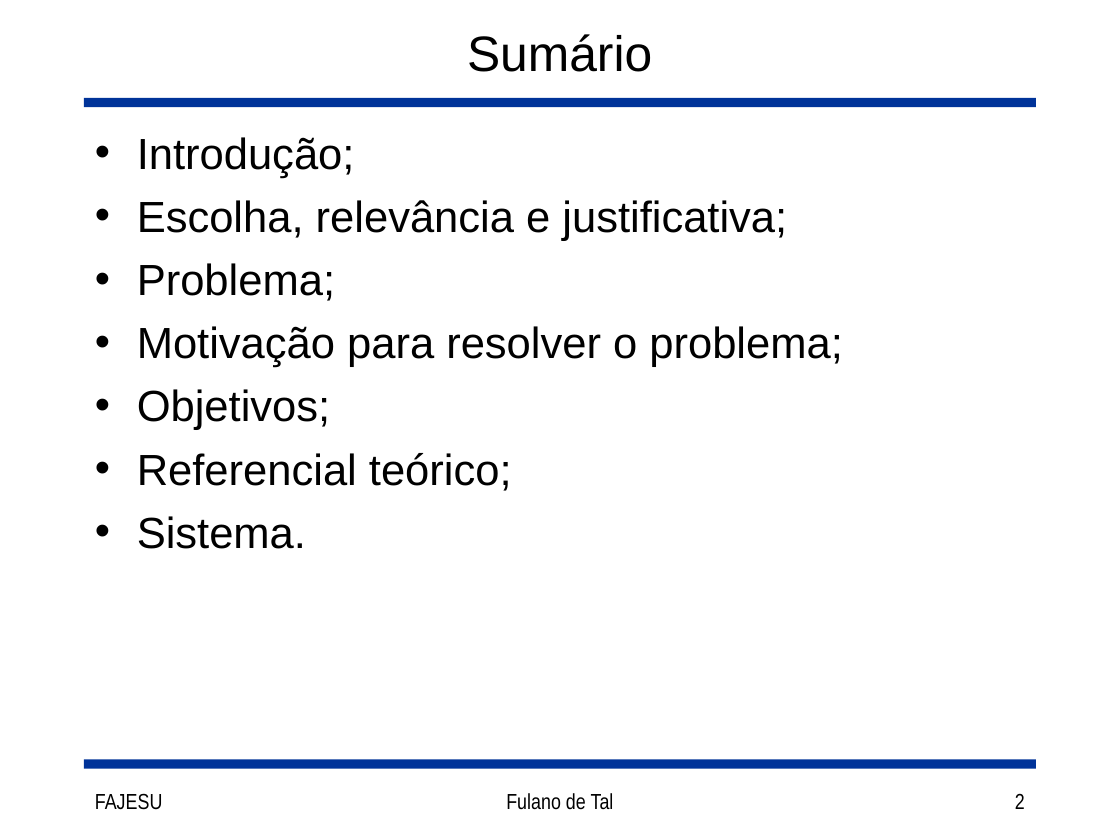
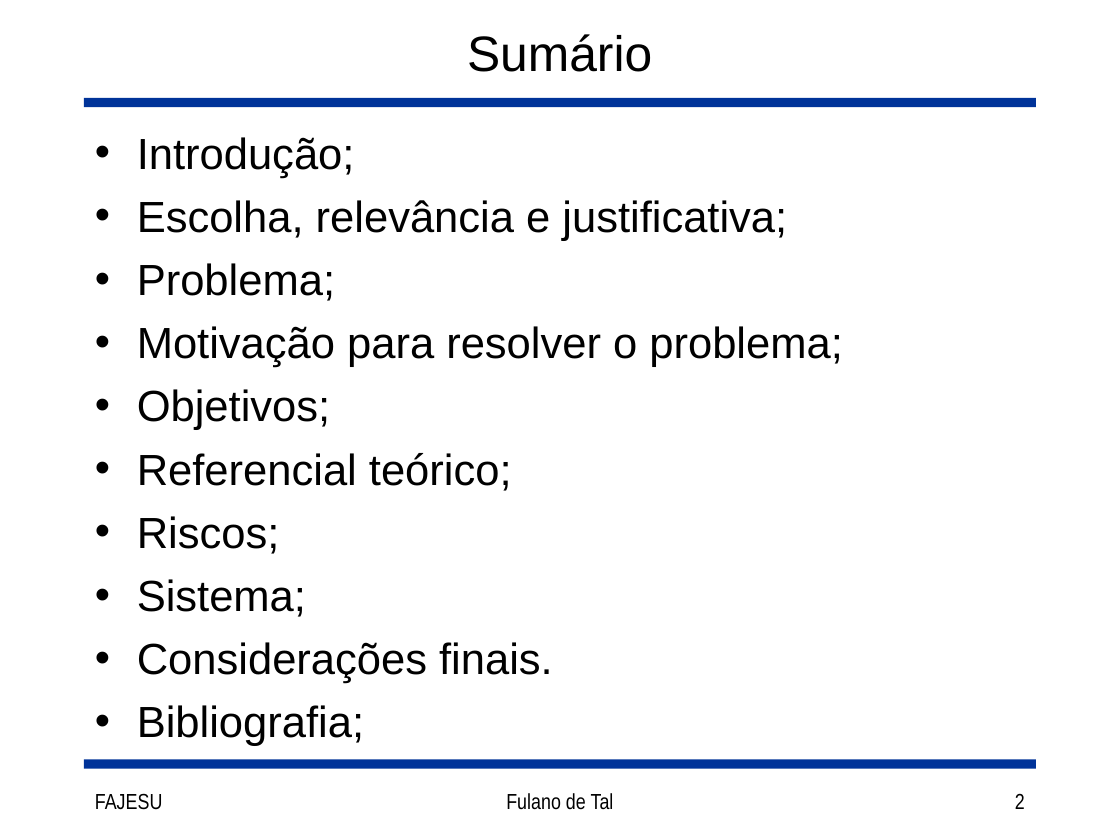
Before and after one commit to joaorocha/tcc-got-v1, a slide deck: slide 2 of docs/Slides.ppt. Drawn at 1120x840 pixels with LibreOffice and Linux fonts; fonts in the diff are those of the drawing. Boxes give left, top, right and bottom in pixels: in the first picture for what was removed or moved away, otherwise in the second. Text is boxed around its words. In the diff, an @@ line names an element or a change of style, - is before the commit and + after.

```diff
--- a/docs/Slides.ppt
+++ b/docs/Slides.ppt
@@ text at [137, 516, 553, 746]: text changed @@
-• Sistema.
+• Riscos;
+• Sistema;
+• Considerações finais.
+• Bibliografia;
```
Also in this commit, not shown: 9 other slides changed, 1 slide added, 1 other file.
